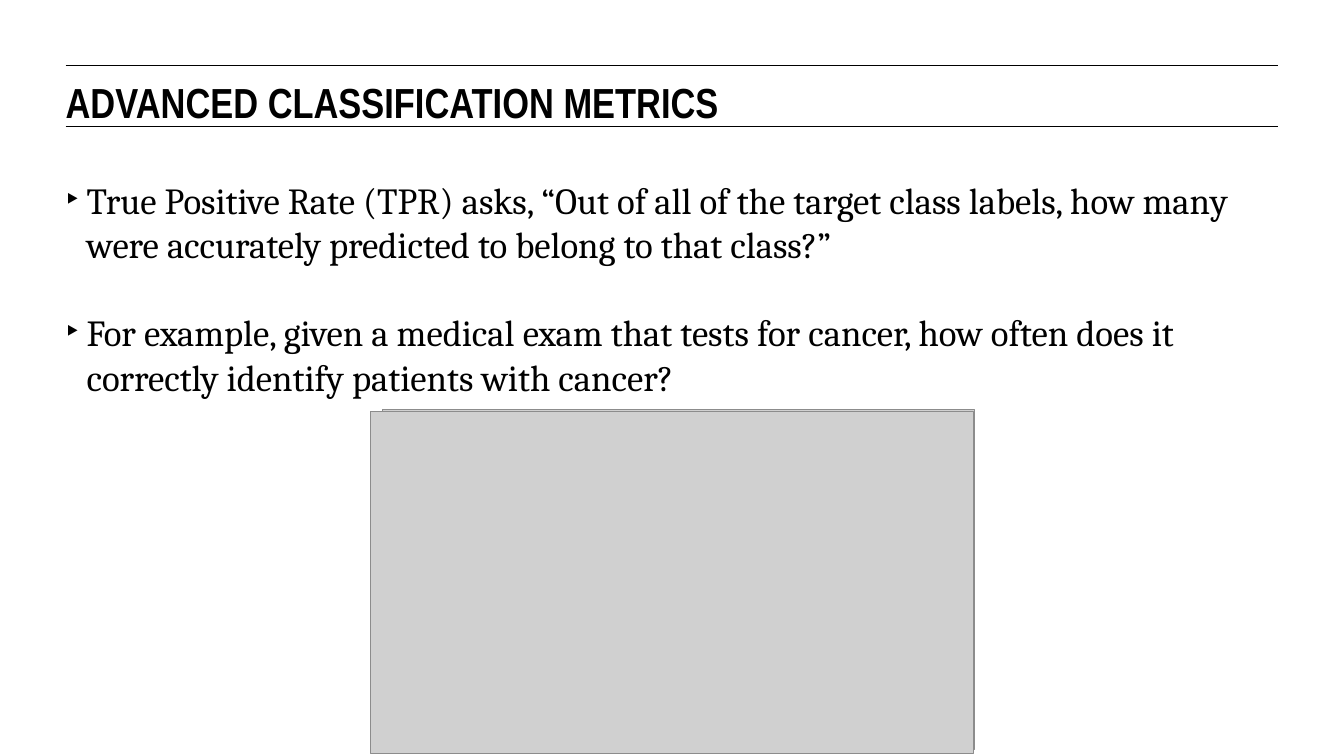
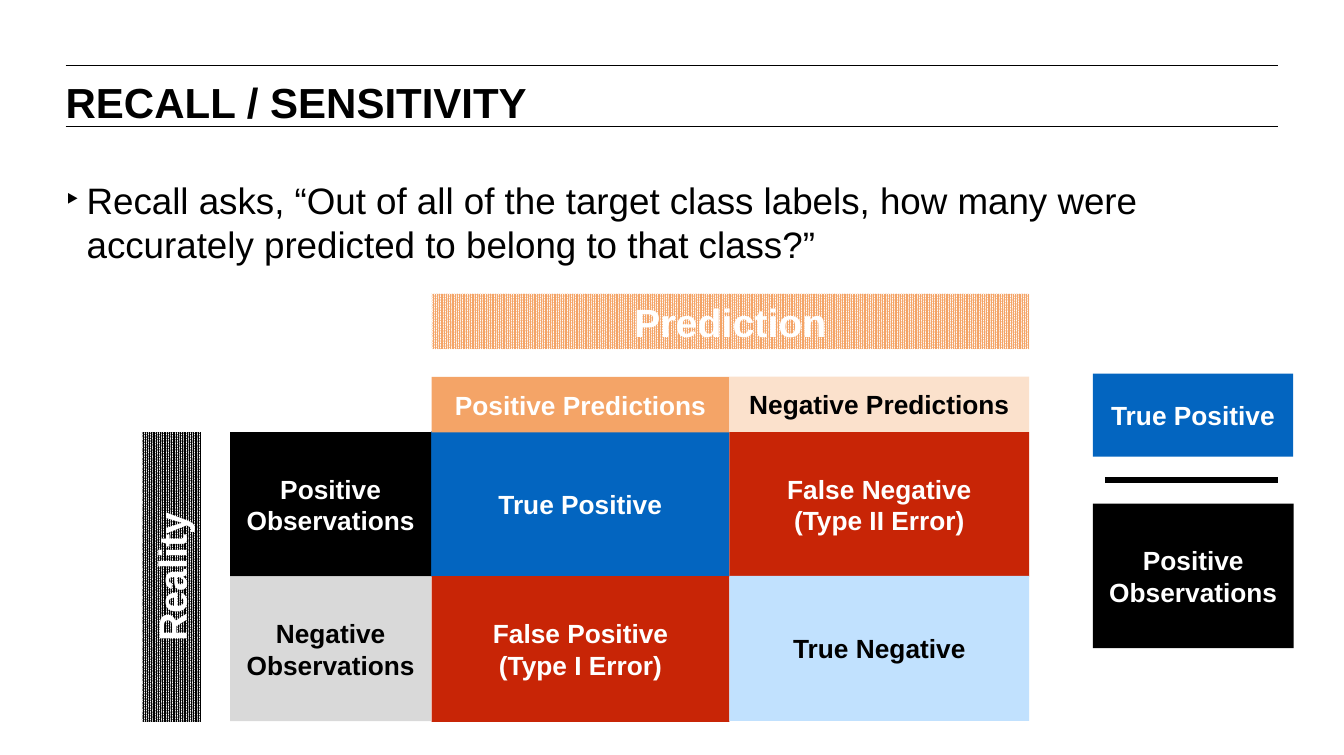
Before and after one commit to matanefron/data-sets, a slide deck: slide 32 of lessons/lesson-9/09-intro-to-logistic-regression.pptx (slide 39 before the commit). Drawn at 1344x755 pixels with LibreOffice and Linux fonts; fonts in the diff are those of the drawing; grey boxes stand for pictures. Boxes give left, top, right and bottom in pixels: in the first picture for what was removed or moved away, otherwise in the second. Text is boxed around its words. In the diff, an @@ line names an element or a change of style, - is before the commit and + after.

```diff
--- a/lessons/lesson-9/09-intro-to-logistic-regression.pptx
+++ b/lessons/lesson-9/09-intro-to-logistic-regression.pptx
@@ text at bbox=[66, 88, 527, 119]: text changed; font Arial Narrow to Arial @@
-ADVANCED CLASSIFICATION METRICS
+RECALL / SENSITIVITY
@@ text at bbox=[87, 187, 1138, 265]: text changed; font Cambria to Arial @@
-‣ True Positive Rate (TPR) asks, “Out of all of the target class labels, how many were accurately predicted to belong to that class?”
-‣ For example, given a medical exam that tests for cancer, how often does it correctly identify patients with cancer?
+‣ Recall asks, “Out of all of the target class labels, how many were accurately predicted to belong to that class?”
@@ rectangle added at bbox=[432, 294, 1029, 350], fill pattern #F4A467 on #FFFFFF, 30 pt, text #FFFFFF, bold @@
+Prediction
@@ rectangle added at bbox=[432, 377, 730, 433], fill #F4A467, 20 pt, text #FFFFFF, bold @@
+Positive Predictions
@@ rectangle added at bbox=[730, 376, 1029, 432], fill #FBE1CC, 20 pt, text #000000, bold @@
+Negative Predictions
@@ rectangle added at bbox=[1093, 373, 1293, 457], fill #0365C0, 20 pt, text #FFFFFF, bold @@
+True Positive
@@ picture removed at bbox=[370, 411, 974, 752] @@
@@ picture removed at bbox=[383, 409, 974, 749] @@
@@ rectangle added at bbox=[142, 431, 201, 722], fill pattern #000000 on #FFFFFF, 30 pt, text #FFFFFF, bold @@
+Reality
@@ rectangle added at bbox=[231, 432, 432, 577], fill #000000, 20 pt, text #FFFFFF, bold @@
+Positive Observations
@@ rectangle added at bbox=[431, 431, 730, 576], fill #0365C0, 20 pt, text #FFFFFF, bold @@
+True Positive
@@ rectangle added at bbox=[730, 432, 1029, 577], fill #C82506, 20 pt, text #FFFFFF, bold @@
+False Negative
+(Type II Error)
@@ rectangle added at bbox=[1093, 504, 1294, 648], fill #000000, 20 pt, text #FFFFFF, bold @@
+Positive Observations
@@ line added from (1105, 480) to (1279, 480), #000000 5 pt @@
@@ rectangle added at bbox=[231, 577, 432, 721], fill #D9D9D9, 20 pt, text #000000, bold @@
+Negative Observations
@@ rectangle added at bbox=[432, 576, 730, 721], fill #C82506, 20 pt, text #FFFFFF, bold @@
+False Positive
+(Type I Error)
@@ rectangle added at bbox=[730, 576, 1029, 721], fill #C1E1FE, 20 pt, text #000000, bold @@
+True Negative
```
Also in this commit, not shown: 46 other slides changed, 8 slides added, 21 slides removed, 9 other files.
